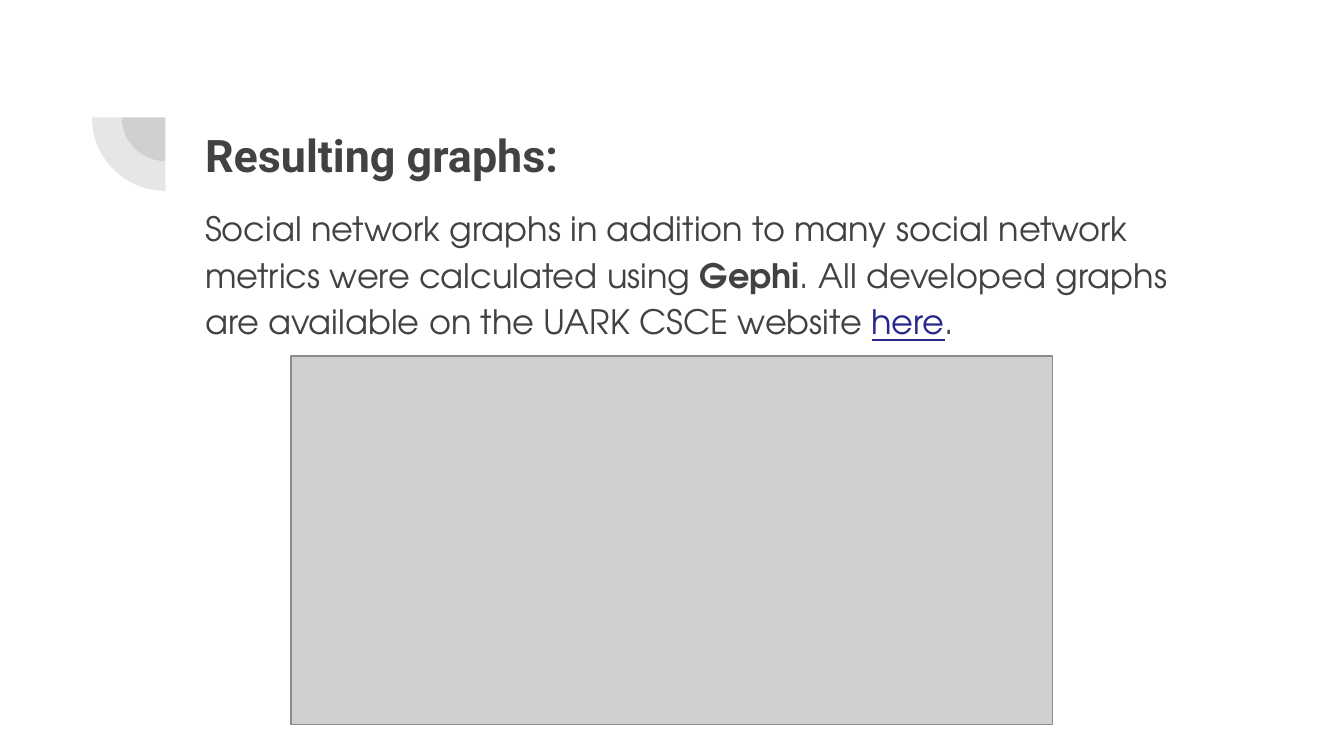
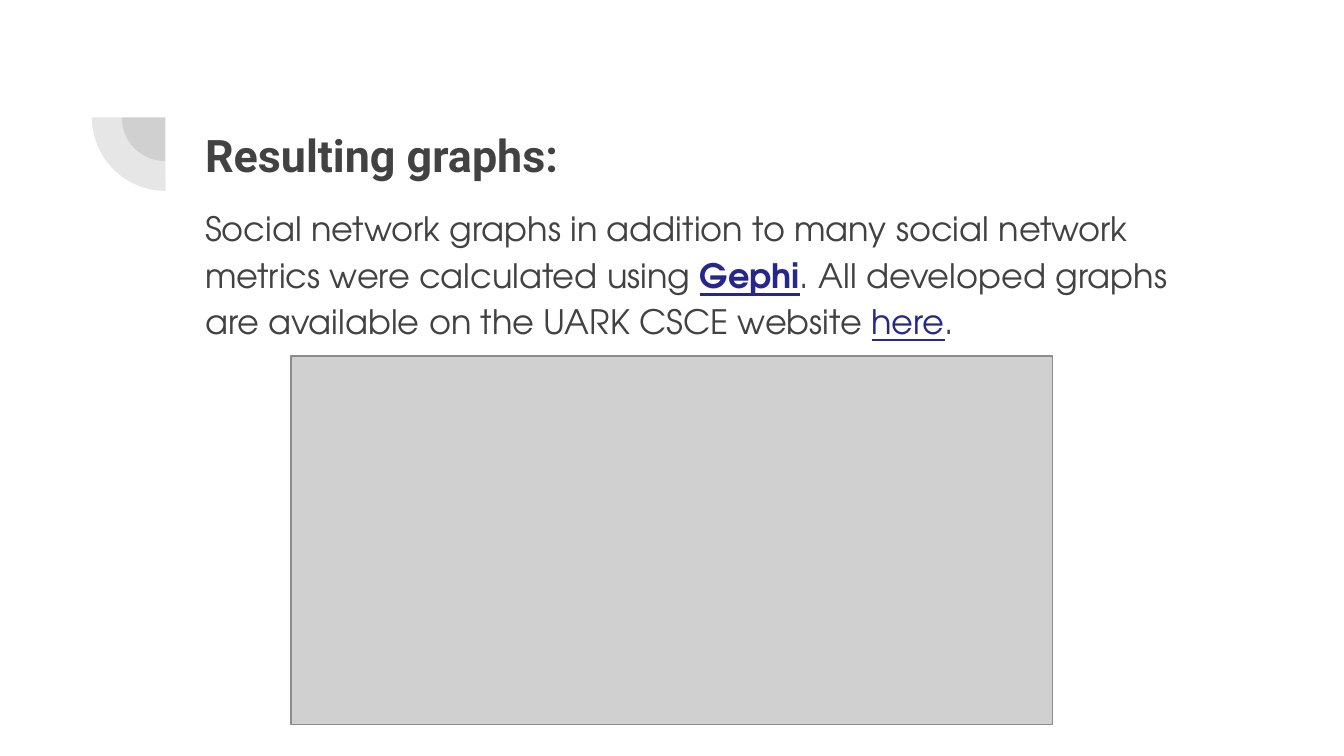
Before and after one commit to aprilcotwut/aprilcotwut.github.io, a slide deck: slide 9 of NLP/presentation.pptx. Drawn at 1344x756 pixels with LibreOffice and Linux fonts; fonts in the diff are those of the drawing; grey boxes stand for pictures. Boxes give left, top, right and bottom in pixels: in the first picture for what was removed or moved away, otherwise in the second. Text is boxed around its words. In the diff, an @@ line names an element or a change of style, - is before the commit and + after.

```diff
--- a/NLP/presentation.pptx
+++ b/NLP/presentation.pptx
@@ text "Social network graphs in addition ..." at [205, 215, 1168, 341]: text colour #424242 to #27278B, underline on in "Gephi." @@
```
Also in this commit, not shown: 2 other slides changed, 1 slide added, 1 slide removed, 1 other file.
